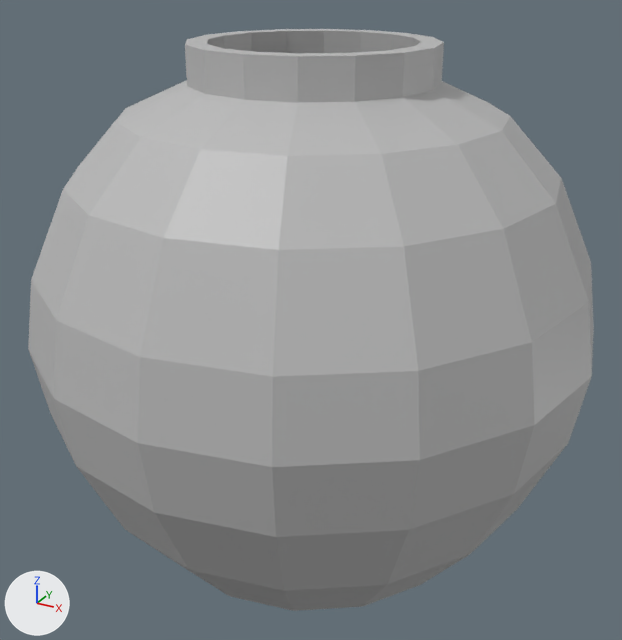
What one commit did to the Blender file Models/DestructablePot/DestructablePot.blend.
One viewpoint serves both versions: a 50 mm lens placed at (4.37, -7.99, 7.16), pointed at (-0.03, 0.0, 3.17). The lights are fixed; the arrows at lower left show +X, +Y and +Z.
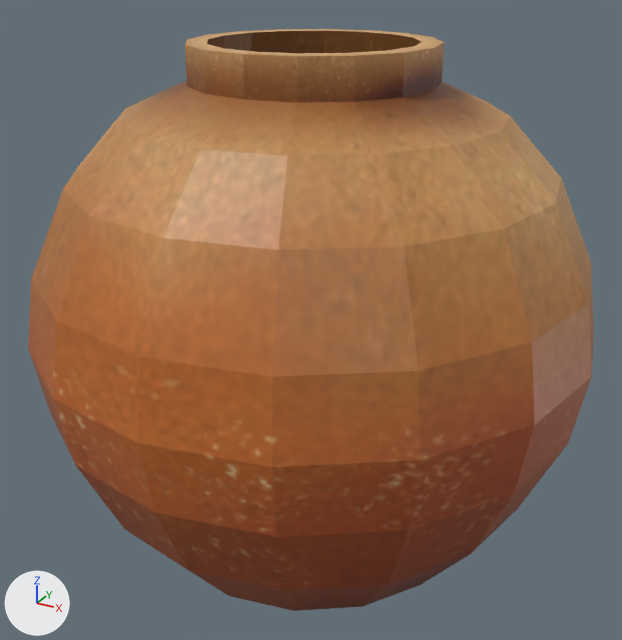
The change, as a list of edits to the scene's bpy script:
```text
Add img_destructablepot:
    img_destructablepot = load_image('DestructablePot', 'DestructablePot.png', 512, 512, 'sRGB')
Change mat_destructablepot:
    remove mat_destructablepot.base_color = (0.5, 0.5, 0.5)  # grey #bcbcbc
    add mat_destructablepot.texture = img_destructablepot
Change me_circle:
    where me_circle.from_pydata(...)  # 322 vertices, 336 faces; spans x -3.77..3.77, y -3.77..3.77, z 0.0..7.51
    used by ob_circle; location = (0.0, 0.0, 0.0); scale = (0.832, 0.832, 0.832)
    me_circle part 1: texture (UV) coordinates of 192 of 336 faces, centred in x -3.55..3.55, y -3.55..3.55, z 0.0..7.51, changed; they spanned u 0.02..0.96, v 0.11..0.98 and now span u 0.02..0.96, v 0.22..0.96
```

Changed parts and their boxes (x1, y1, x2, y2) in the pictures (622 x 640 px):
'Circle', surface changed (grey to brown): (28, 29, 594, 611) in both
